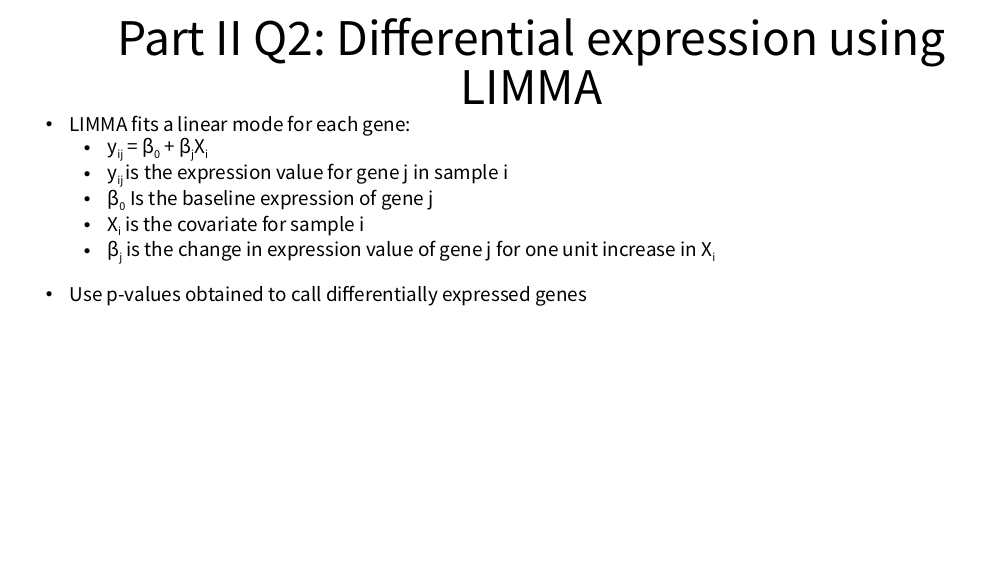
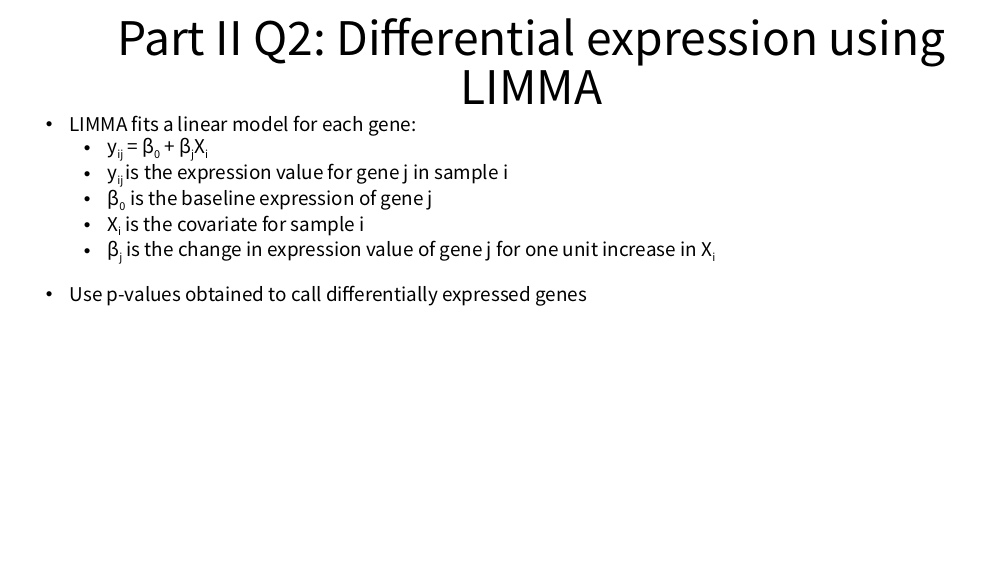
Before and after one commit to stat115/Lab_2021, a slide deck: slide 11 of Lab10/2021 STAT115 Lab10.pptx. Drawn at 1008x567 pixels with LibreOffice and Linux fonts; fonts in the diff are those of the drawing. Boxes give left, top, right and bottom in pixels: in the first picture for what was removed or moved away, otherwise in the second. Text is boxed around its words. In the diff, an @@ line names an element or a change of style, - is before the commit and + after.

Commit message:
change

```diff
--- a/Lab10/2021 STAT115 Lab10.pptx
+++ b/Lab10/2021 STAT115 Lab10.pptx
@@ text at (x1=70, y1=115, x2=416, y2=136): text changed @@
-• LIMMA fits a linear mode for each gene:
+• LIMMA fits a linear model for each gene:
```
Also in this commit, not shown: 1 other slide changed.
